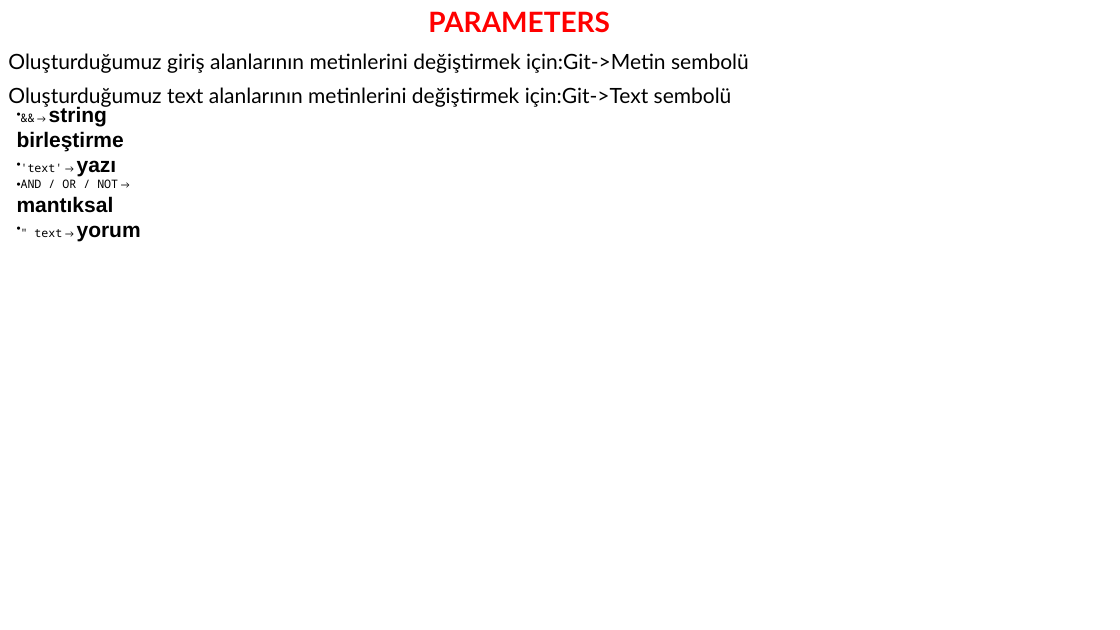
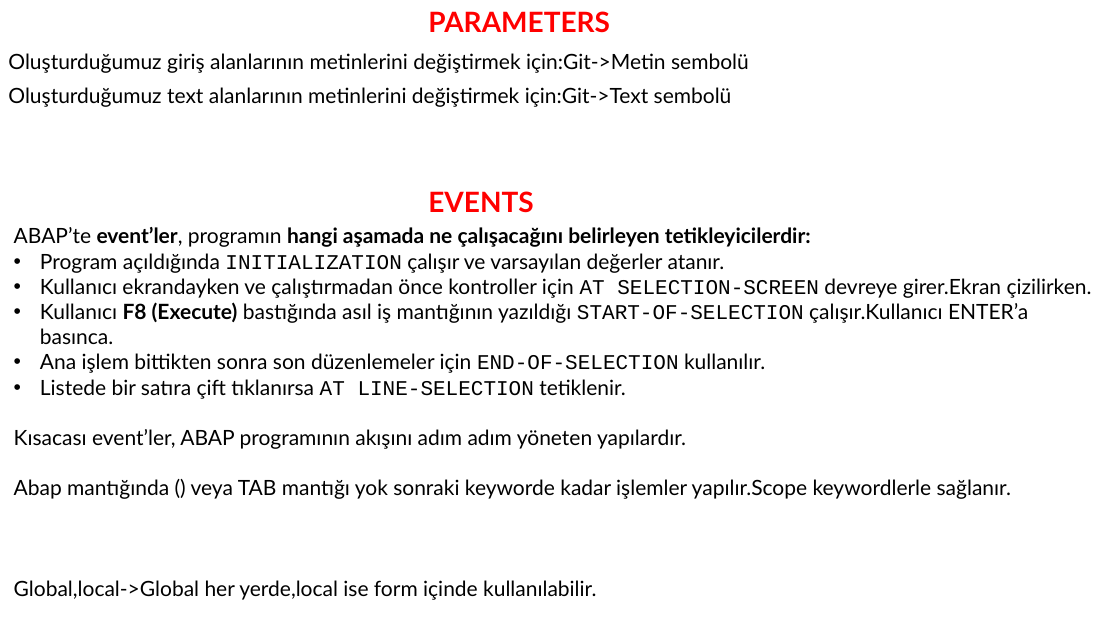
Before and after one commit to zeynepgltn/SAP-ABAP, a slide deck: slide 6 of Tanımlar.pptx (slide 7 before the commit). Drawn at 1120x630 pixels with LibreOffice and Linux fonts; fonts in the diff are those of the drawing. Boxes give left, top, right and bottom in pixels: in the first picture for what was removed or moved away, otherwise in the second. Text is boxed around its words. In the diff, an @@ line names an element or a change of style, - is before the commit and + after.

Commit message:
Add samples, fix ABAP includes and messages
Rename function modules to .abap, fix corrupted Turkish characters in messages, and update function logic/messages. Add new sample reports: PRATİK login (ZLOGIN.abap) and rewritten ZPRATIK03.abap with proper zero-division checks and clearer form usage. Replace legacy include with TEMEL/ZINCLUDE.abap (adds shared forms) and update TEMEL/ZEVENT.abap to call the new forms. Remove old legacy files and update binary docs/presentations (Kodlar.docx, Tanımlar.pptx). Overall: cleanup, encoding fixes, and new/clarified sample code.

```diff
--- a/Tanımlar.pptx
+++ b/Tanımlar.pptx
@@ text removed at (x1=17, y1=106, x2=141, y2=241) @@
-• && → string birleştirme
-• 'text' → yazı
-• AND / OR / NOT → mantıksal
-• " text → yorum
@@ text at (x1=428, y1=191, x2=533, y2=213): paragraph added @@
+EVENTS
@@ text added at (x1=14, y1=227, x2=1092, y2=600), 18 pt, text #000000 @@
+ABAP’te event’ler, programın hangi aşamada ne çalışacağını belirleyen tetikleyicilerdir:
+• Program açıldığında INITIALIZATION çalışır ve varsayılan değerler atanır.
+• Kullanıcı ekrandayken ve çalıştırmadan önce kontroller için AT SELECTION-SCREEN devreye girer.Ekran çizilirken.
+• Kullanıcı F8 (Execute) bastığında asıl iş mantığının yazıldığı START-OF-SELECTION çalışır.Kullanıcı ENTER’a basınca.
+• Ana işlem bittikten sonra son düzenlemeler için END-OF-SELECTION kullanılır.
+• Listede bir satıra çift tıklanırsa AT LINE-SELECTION tetiklenir.
+Kısacası event’ler, ABAP programının akışını adım adım yöneten yapılardır.
+Abap mantığında () veya TAB mantığı yok sonraki keyworde kadar işlemler yapılır.Scope keywordlerle sağlanır.
+Global,local->Global her yerde,local ise form içinde kullanılabilir.
```
Also in this commit, not shown: 1 other slide changed, 5 slides added, 9 other files.
